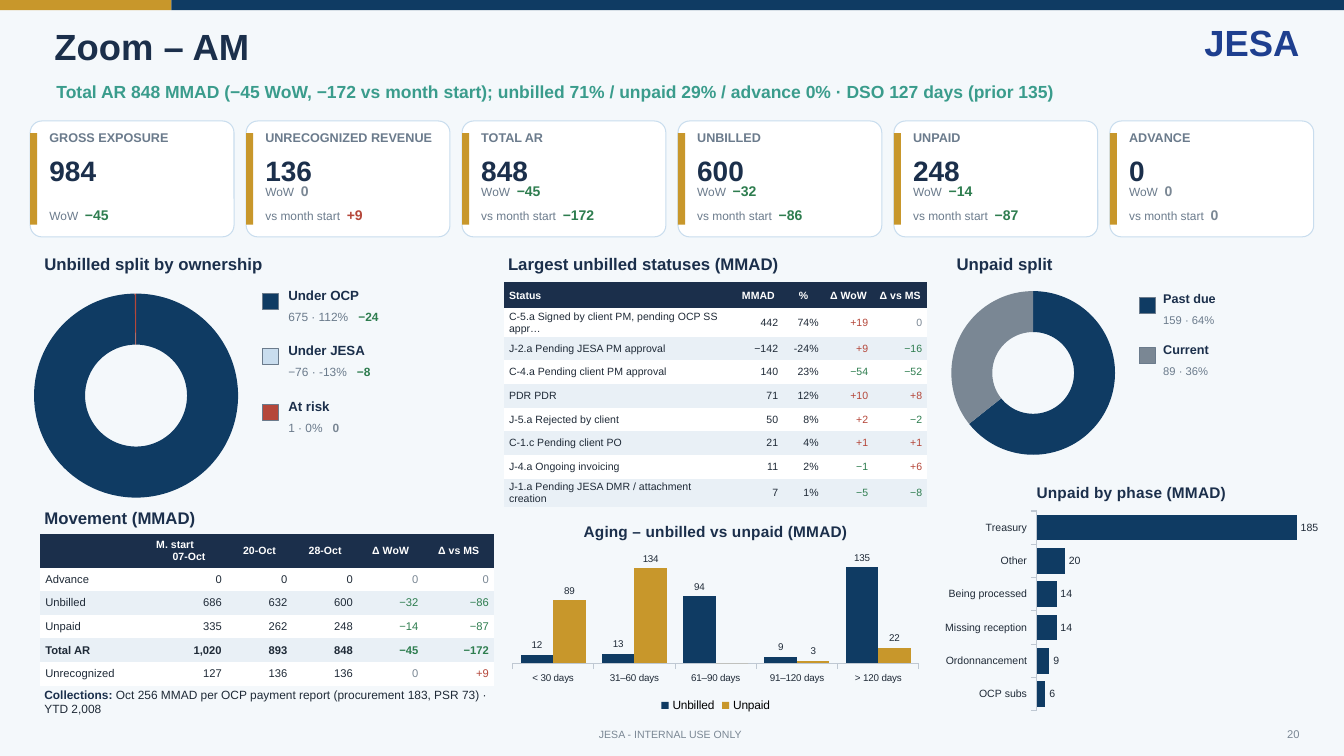
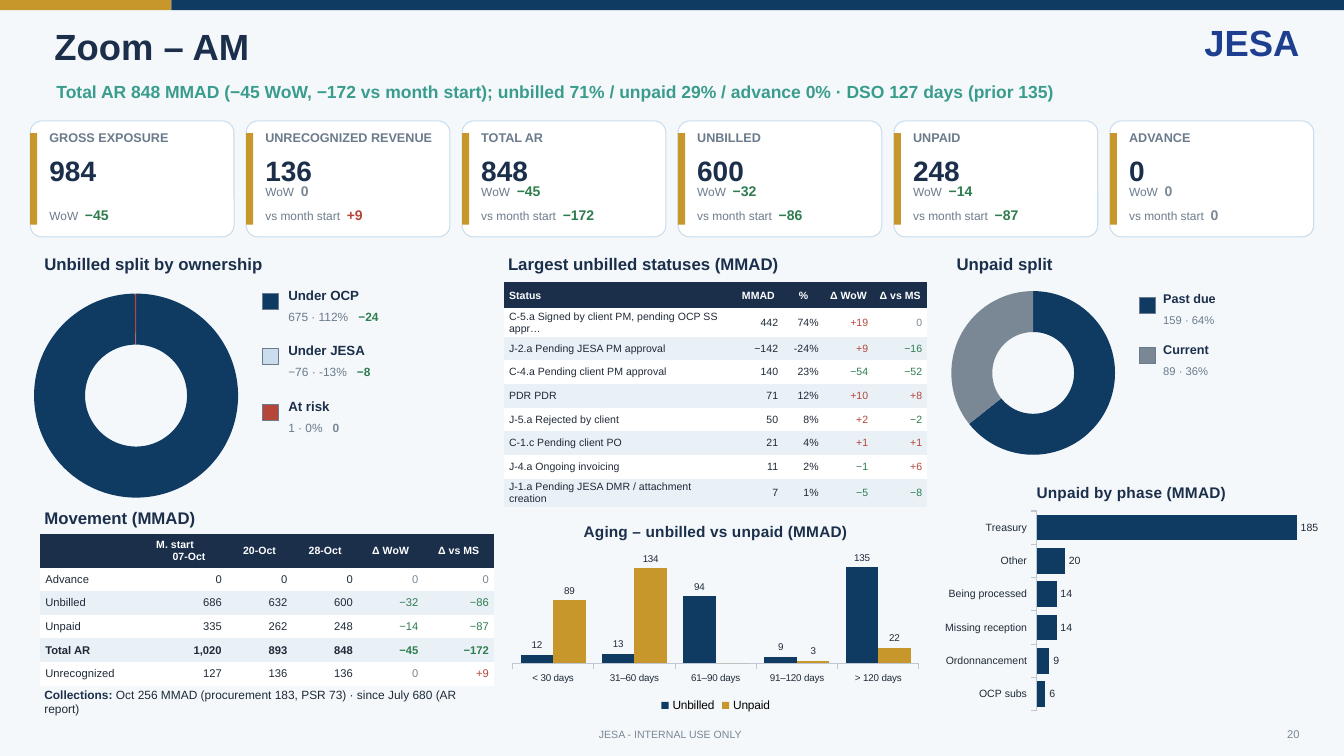
Before and after one commit to cherkaouihassan-art/Skills-Repo, a slide deck: slide 20 of weekly-ar-cash-deck/output/JESA_AR_Cash_Position_Nov_W1_2026-11-04_DRAFT.pptx. Drawn at 1344x756 pixels with LibreOffice and Linux fonts; fonts in the diff are those of the drawing. Boxes give left, top, right and bottom in pixels: in the first picture for what was removed or moved away, otherwise in the second. Text is boxed around its words. In the diff, an @@ line names an element or a change of style, - is before the commit and + after.

```diff
--- a/weekly-ar-cash-deck/output/JESA_AR_Cash_Position_Nov_W1_2026-11-04_DRAFT.pptx
+++ b/weekly-ar-cash-deck/output/JESA_AR_Cash_Position_Nov_W1_2026-11-04_DRAFT.pptx
@@ text at (44, 690, 457, 716): text changed @@
-Collections: Oct 256 MMAD per OCP payment report (procurement 183, PSR 73) · YTD 2,008
+Collections: Oct 256 MMAD (procurement 183, PSR 73) · since July 680 (AR report)
```
Also in this commit, not shown: 13 other slides changed, 5 other files.
